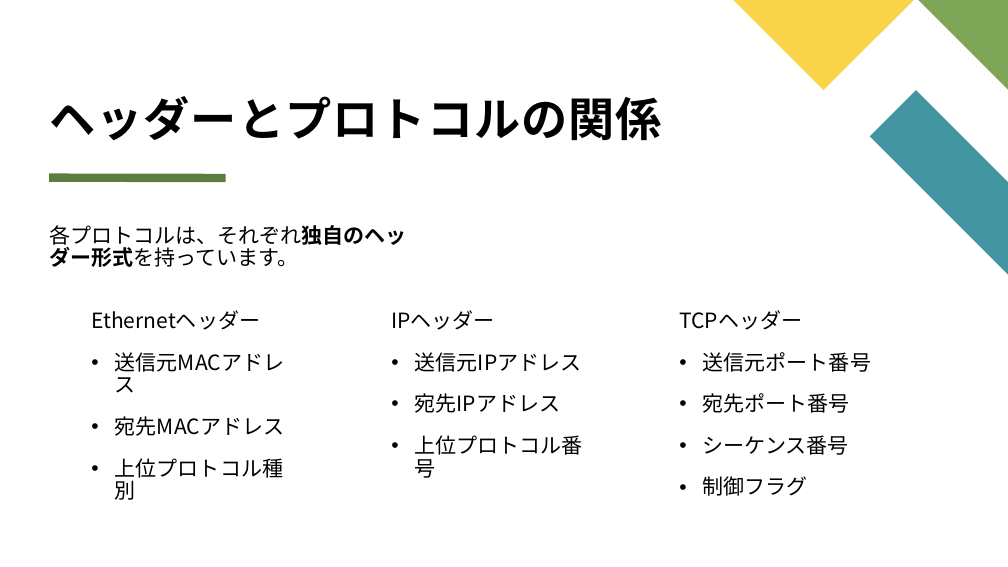
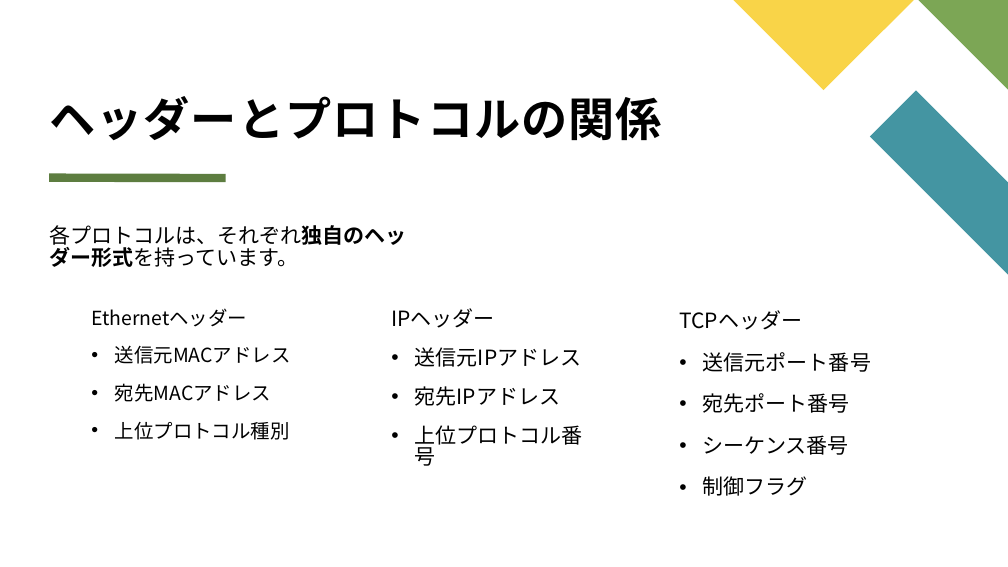
Before and after one commit to kurebayashi-shota/network-study, a slide deck: slide 31 of ネットワーク基礎勉強会資料.pptx. Drawn at 1008x567 pixels with LibreOffice and Linux fonts; fonts in the diff are those of the drawing. Boxes give left, top, right and bottom in pixels: in the first picture for what was removed or moved away, otherwise in the second. Text is boxed around its words. In the diff, an @@ line names an element or a change of style, - is before the commit and + after.

```diff
--- a/ネットワーク基礎勉強会資料.pptx
+++ b/ネットワーク基礎勉強会資料.pptx
@@ text "Ethernetヘッダー" at (91, 308, 291, 440): size 20 to 18.5 pt; list level 2 to 1 in "Ethernetヘッダー"; line spacing 0.9 to 0.8 @@
@@ text "IPヘッダー" at (391, 308, 583, 466): list level 2 to 1 in "IPヘッダー"; line spacing 0.9 to 0.8 @@
```
Also in this commit, not shown: 190 other slides changed, 1 other file.
